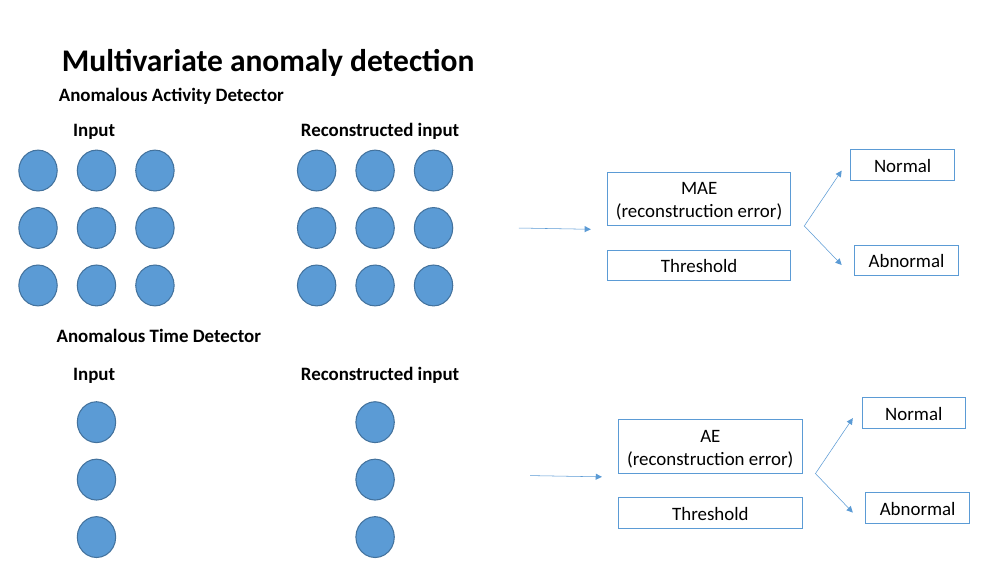
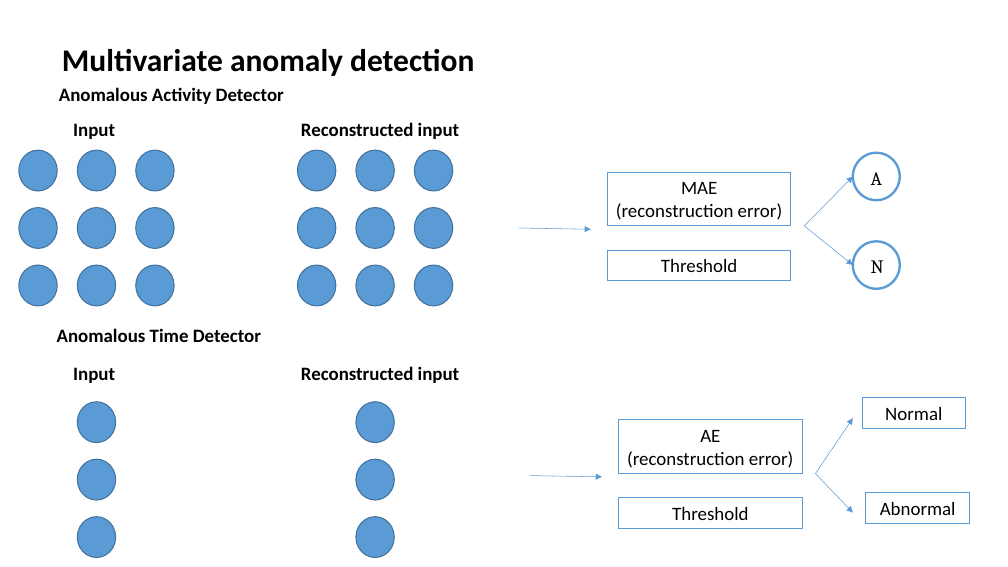
Before and after one commit to hoangnguyen3892/multivariate-anomaly-detection-for-event-logs, a slide deck: slide 6 of figs/Presentation1.pptx. Drawn at 1008x567 pixels with LibreOffice and Linux fonts; fonts in the diff are those of the drawing. Boxes give left, top, right and bottom in pixels: in the first picture for what was removed or moved away, otherwise in the second. Text is boxed around its words. In the diff, an @@ line names an element or a change of style, - is before the commit and + after.

```diff
--- a/figs/Presentation1.pptx
+++ b/figs/Presentation1.pptx
@@ arrow moved from (805, 226) - (842, 171) to (805, 226) - (853, 176) @@
@@ rectangle removed at (851, 150, 955, 180) @@
-Normal
@@ ellipse added at (853, 153, 900, 200), outline #5B9BD5 2.25 pt @@
@@ text added at (871, 172, 882, 185), 18 pt, text #000000 @@
+A
@@ arrow moved from (805, 226) - (842, 265) to (805, 226) - (853, 265) @@
@@ ellipse added at (853, 241, 900, 289), outline #5B9BD5 2.25 pt @@
@@ rectangle removed at (855, 246, 959, 276) @@
-Abnormal
@@ text added at (871, 260, 884, 273), 18 pt, text #000000 @@
+N
```
Also in this commit, not shown: 6 other files.
